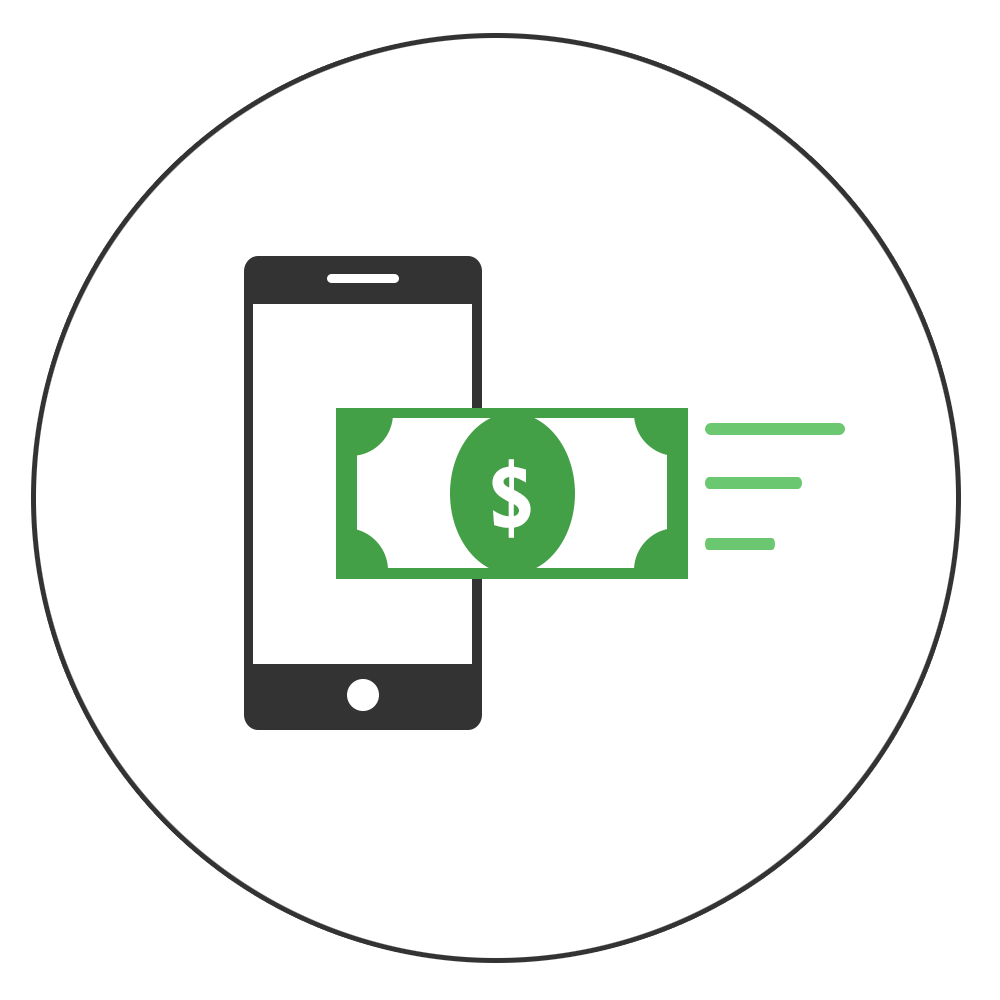
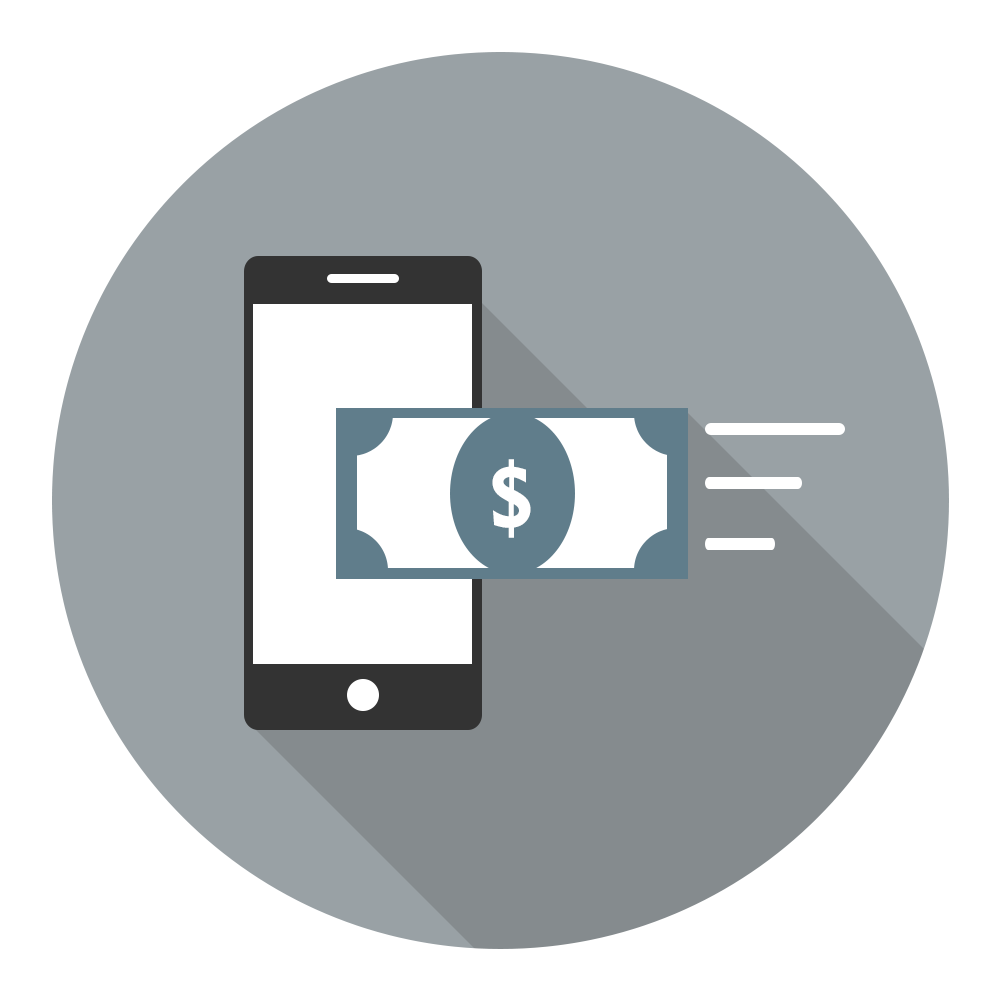
Two versions of the same layered image (1000×1000). Layer-by-layer changes:
painted on "Rounded Rectangle 3 copy 2" over (705, 538, 775, 550)
painted on "Rounded Rectangle 3 copy" over (705, 477, 802, 489)
painted on "Rounded Rectangle 3" over (705, 423, 845, 435)
painted on "Ellipse 3" over (450, 413, 575, 574)
painted on "Ellipse 2 copy 3" over (336, 528, 388, 579)
painted on "Ellipse 2 copy 2" over (634, 528, 719, 613)
painted on "Ellipse 2 copy" over (634, 371, 719, 456)
painted on "Ellipse 2" over (336, 408, 393, 456)
painted on "Rectangle 2" over (336, 408, 688, 579)
removed layer "Layer 1" over (36, 38, 956, 958)
added layer "Shape 1" (20%) above "Ellipse 4" over (244, 283, 961, 963)
added layer "Ellipse 4" above "Background" over (52, 52, 949, 949)
